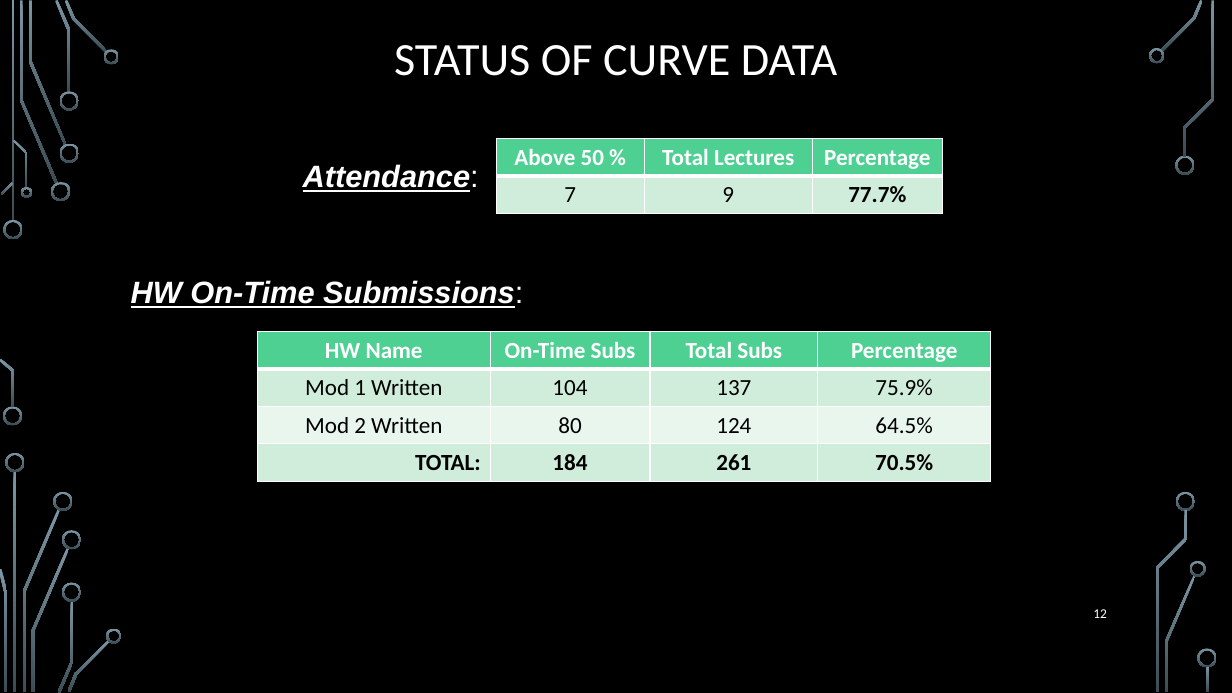
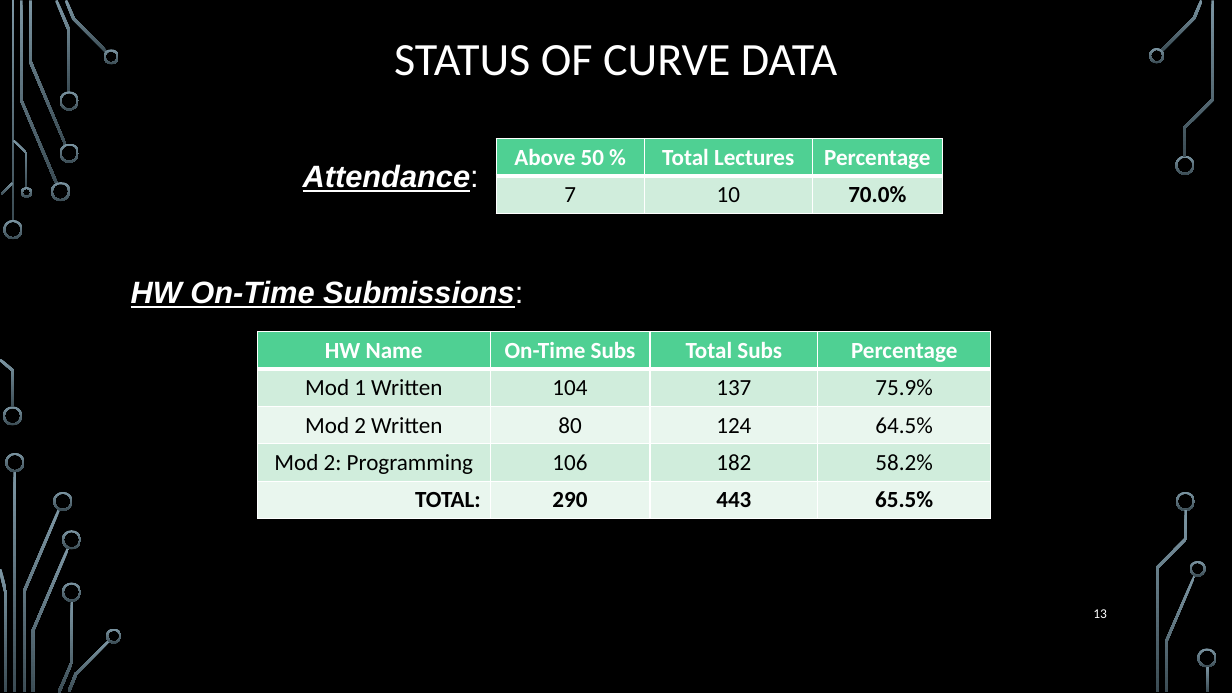
Before and after one commit to markfloryan/dmt2, a slide deck: slide 13 of slides/00-DailyAnnouncements.pptx (slide 12 before the commit). Drawn at 1232x693 pixels with LibreOffice and Linux fonts; fonts in the diff are those of the drawing; background and template pictures are left out. Boxes give left, top, right and bottom in pixels: in the first picture for what was removed or moved away, otherwise in the second. Text is boxed around its words. In the diff, an @@ line names an element or a change of style, - is before the commit and + after.

```diff
--- a/slides/00-DailyAnnouncements.pptx
+++ b/slides/00-DailyAnnouncements.pptx
@@ table at box(496, 139, 943, 213) @@
-row 2, column 2: 9
+row 2, column 2: 10
-row 2, column 3: 77.7%
+row 2, column 3: 70.0%
@@ table at box(258, 332, 992, 519) @@
-row 4: TOTAL: | 184 | 261 | 70.5%
+row 4: Mod 2: Programming | 106 | 182 | 58.2%
+row 5: TOTAL: | 290 | 443 | 65.5%
@@ page number at box(1093, 609, 1107, 618): text changed @@
-12
+13
```
Also in this commit, not shown: 1 slide added, 2 other files.
